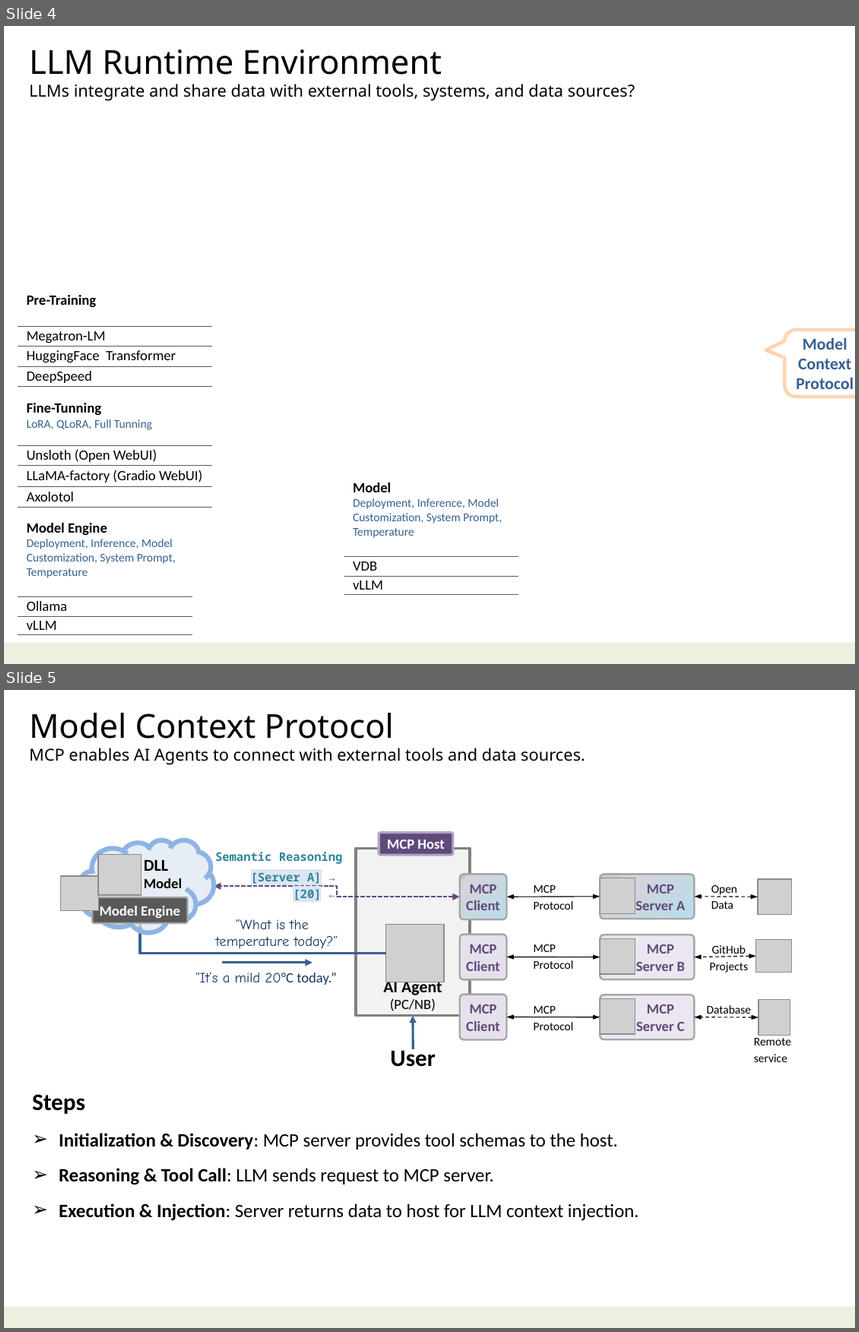
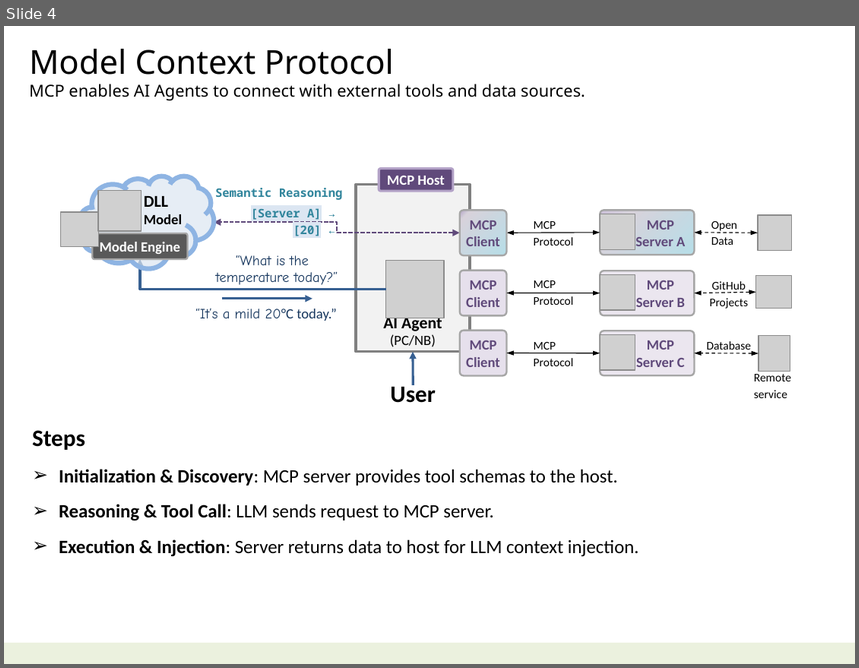
Before and after one commit to navibator/crazy-ai, a slide deck: ai-gemma.pptx. Shown one above the other, each under a label of ours: slides 4 and 5 before the commit, slide 4 after it. The pictures are 859x1332 and 859x668 pixels, drawn with LibreOffice and Linux fonts; fonts in the diff are those of the drawing; grey boxes stand for pictures. Boxes give left, top, right and bottom in pixels: in the first picture for what was removed or moved away, otherwise in the second. Text is boxed around its words. In the diff, an @@ line names an element or a change of style, - is before the commit and + after.

```diff
--- a/ai-gemma.pptx
+++ b/ai-gemma.pptx
@@ slide 4 removed at bbox=[4, 26, 855, 664], background #FFFFFF; not listed: 1 template element that a slide beside it also shows @@
@@ text removed at bbox=[29, 50, 635, 101] @@
-LLM Runtime Environment
-LLMs integrate and share data with external tools, systems, and data sources?
@@ table removed at bbox=[18, 291, 211, 386], 4 rows, 1 columns @@
-Pre-Training
-Megatron-LM
-HuggingFace Transformer
-DeepSpeed
@@ rounded speech box removed at bbox=[785, 330, 855, 397] @@
-Model
-Context
-Protocol
@@ table removed at bbox=[18, 400, 211, 506], 4 rows, 1 columns @@
-Fine-Tunning / LoRA, QLoRA, Full Tunning
-Unsloth (Open WebUI)
-LLaMA-factory (Gradio WebUI)
-Axolotol
@@ table removed at bbox=[344, 479, 519, 594], 3 rows, 1 columns @@
-Model / Deployment, Inference, Model Customization, System Prompt, Temperature
-VDB
-vLLM
@@ table removed at bbox=[18, 520, 192, 635], 3 rows, 1 columns @@
-Model Engine / Deployment, Inference, Model Customization, System Prompt, Temperature
-Ollama
-vLLM
@@ what was slide 5 is now slide 4 @@
```
Also in this commit, not shown: 5 slides changed, 1 slide added, 2 other slides removed, 1 other file.
